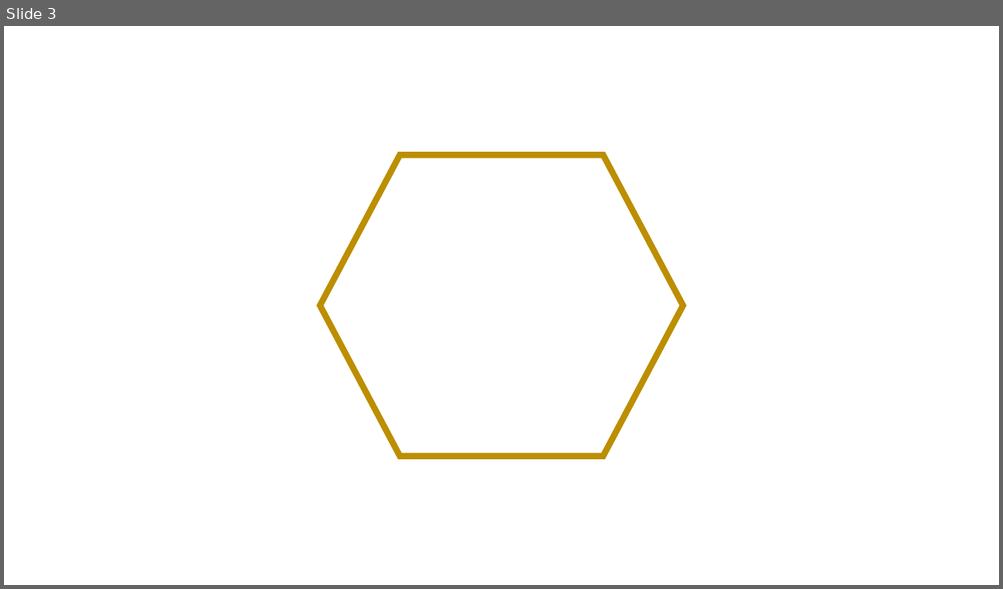
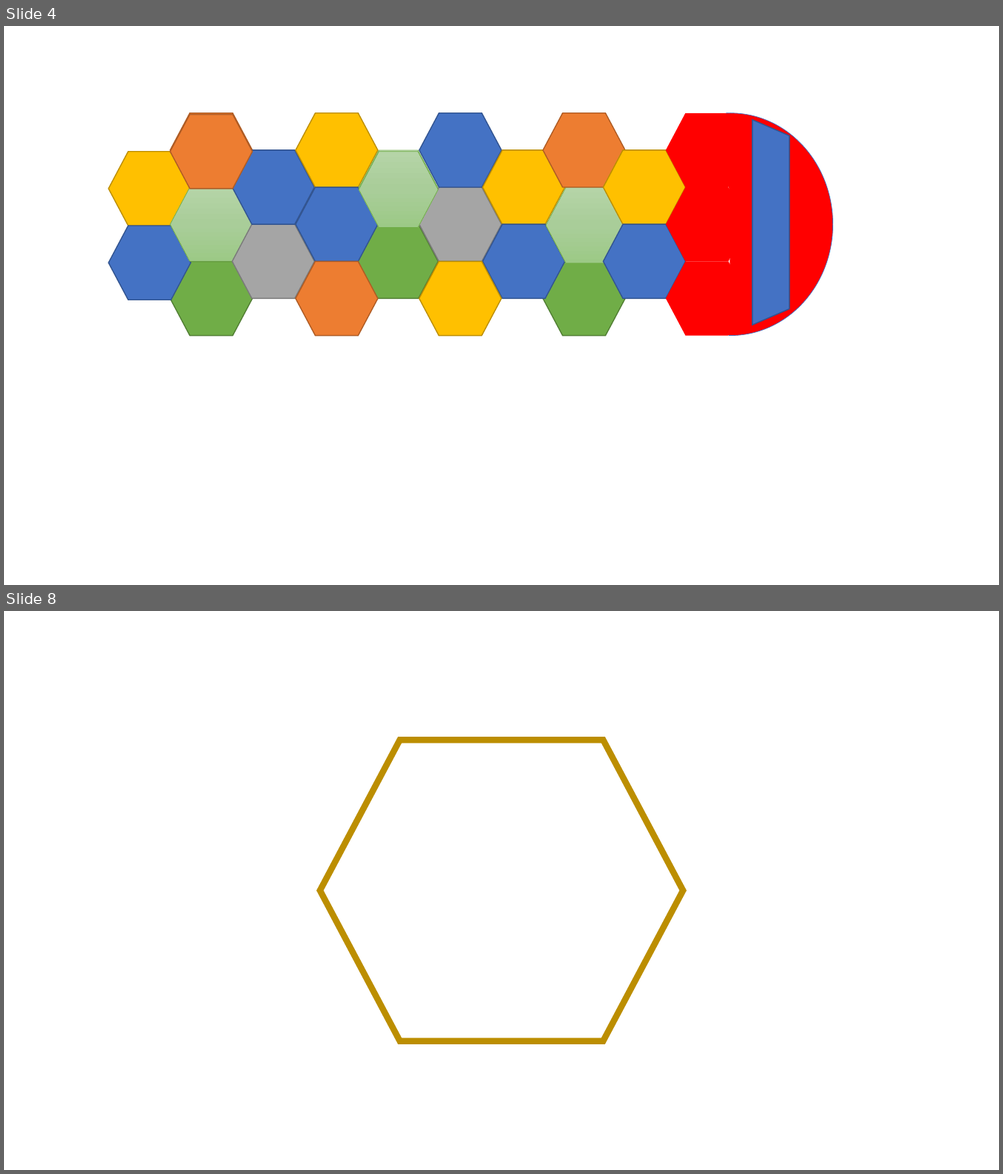
Before and after one commit to dperobotics/research-project, a slide deck: the hive bus.pptx. Shown one above the other, each under a label of ours: slide 3 before the commit, slides 4 and 8 after it; the slides between them are not shown. The pictures are 1003x589 and 1003x1174 pixels, drawn with LibreOffice and Linux fonts; fonts in the diff are those of the drawing. Boxes give left, top, right and bottom in pixels: in the first picture for what was removed or moved away, otherwise in the second. Text is boxed around its words. In the diff, an @@ line names an element or a change of style, - is before the commit and + after.

```diff
--- a/the hive bus.pptx
+++ b/the hive bus.pptx
@@ slide 4 added at [4, 26, 999, 585], background #FFFFFF @@
@@ hexagon added at [170, 113, 253, 187], fill #ED7D31, outline #AF5C24 1 pt @@
@@ hexagon added at [296, 113, 378, 187], fill #FFC000, outline #BD8E00 1 pt @@
@@ hexagon added at [419, 113, 501, 187], fill #4472C4, outline #325491 1 pt @@
@@ hexagon added at [543, 113, 625, 187], fill #ED7D31, outline #AF5C24 1 pt @@
@@ group added at [628, 113, 832, 335]: 3 hexagons, 1 arc (boxed as its full ellipse) @@
@@ hexagon added at [170, 115, 253, 189], fill #ED7D31, outline #AF5C24 1 pt @@
@@ trapezoid added at [752, 121, 789, 326], fill #4472C4, outline #325491 1 pt @@
@@ hexagon added at [108, 151, 190, 225], fill #FFC000, outline #BD8E00 1 pt @@
@@ hexagon added at [233, 150, 314, 224], fill #4472C4, outline #325491 1 pt @@
@@ hexagon added at [358, 150, 438, 227], fill gradient #B5D5A7 to #AACE9A to #9CC987, outline #70AD47 0.5 pt @@
@@ hexagon added at [358, 151, 438, 227], fill gradient #B5D5A7 to #AACE9A to #9CC987, outline #70AD47 0.5 pt @@
@@ hexagon added at [482, 150, 564, 224], fill #FFC000, outline #BD8E00 1 pt @@
@@ hexagon added at [603, 150, 686, 224], fill #FFC000, outline #BD8E00 1 pt @@
@@ hexagon added at [170, 187, 253, 261], fill gradient #B5D5A7 to #AACE9A to #9CC987, outline #70AD47 0.5 pt @@
@@ hexagon added at [296, 187, 378, 261], fill #4472C4, outline #325491 1 pt @@
@@ hexagon added at [419, 187, 501, 261], fill #A5A5A5, outline #7A7A7A 1 pt @@
@@ hexagon added at [546, 187, 625, 264], fill gradient #B5D5A7 to #AACE9A to #9CC987, outline #70AD47 0.5 pt @@
@@ hexagon added at [233, 224, 314, 298], fill #A5A5A5, outline #7A7A7A 1 pt @@
@@ hexagon added at [356, 224, 438, 298], fill #70AD47, outline #538035 1 pt @@
@@ hexagon added at [482, 224, 564, 298], fill #4472C4, outline #325491 1 pt @@
@@ hexagon added at [603, 224, 686, 298], fill #4472C4, outline #325491 1 pt @@
@@ hexagon added at [108, 226, 190, 300], fill #4472C4, outline #325491 1 pt @@
@@ hexagon added at [170, 262, 253, 335], fill #70AD47, outline #538035 1 pt @@
@@ hexagon added at [296, 262, 378, 335], fill #ED7D31, outline #AF5C24 1 pt @@
@@ hexagon added at [419, 262, 501, 335], fill #FFC000, outline #BD8E00 1 pt @@
@@ hexagon added at [543, 262, 625, 335], fill #70AD47, outline #538035 1 pt @@
@@ what was slide 3 is now slide 8 @@
```
Also in this commit, not shown: 1 slide changed, 5 other slides added, 1 slide removed.
